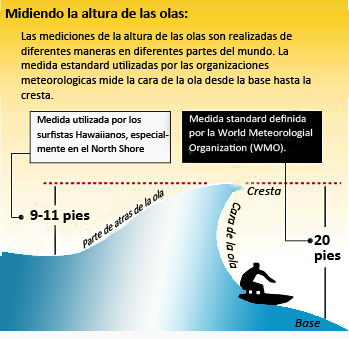
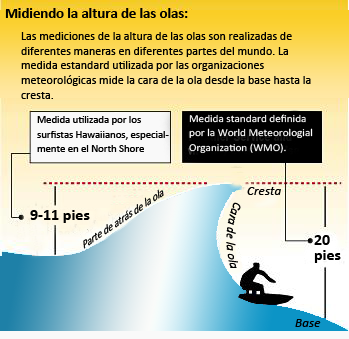
Before/after of a 349×339 layered artwork. What changed in the layer stack:
painted on "Las mediciones de la altura de las olas son realizadas de difer" over (x1=66, y1=61, x2=269, y2=83)
